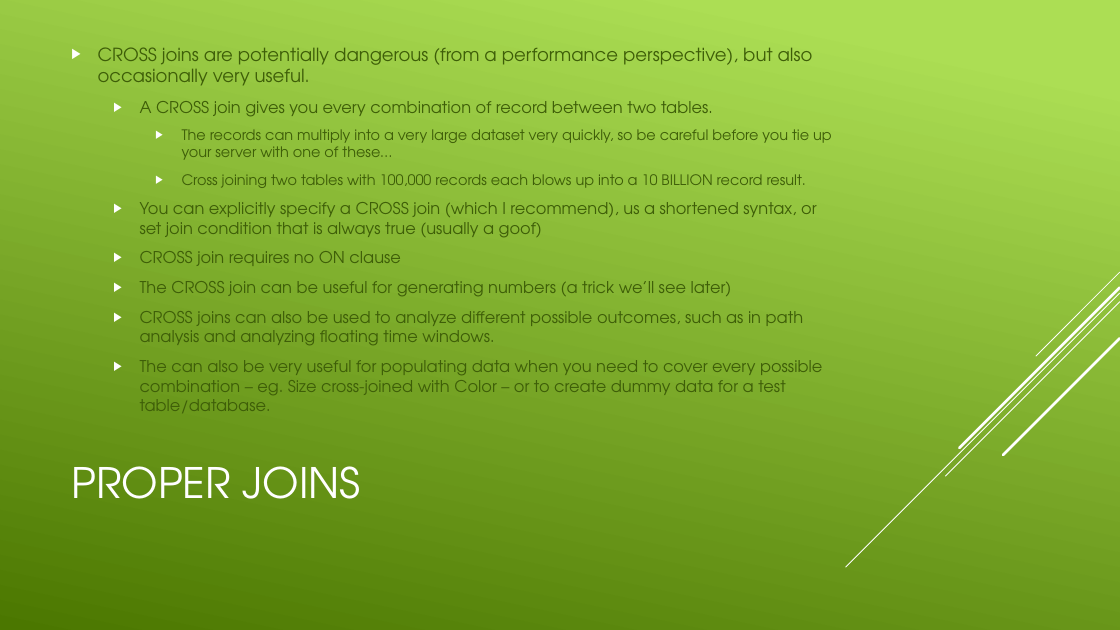
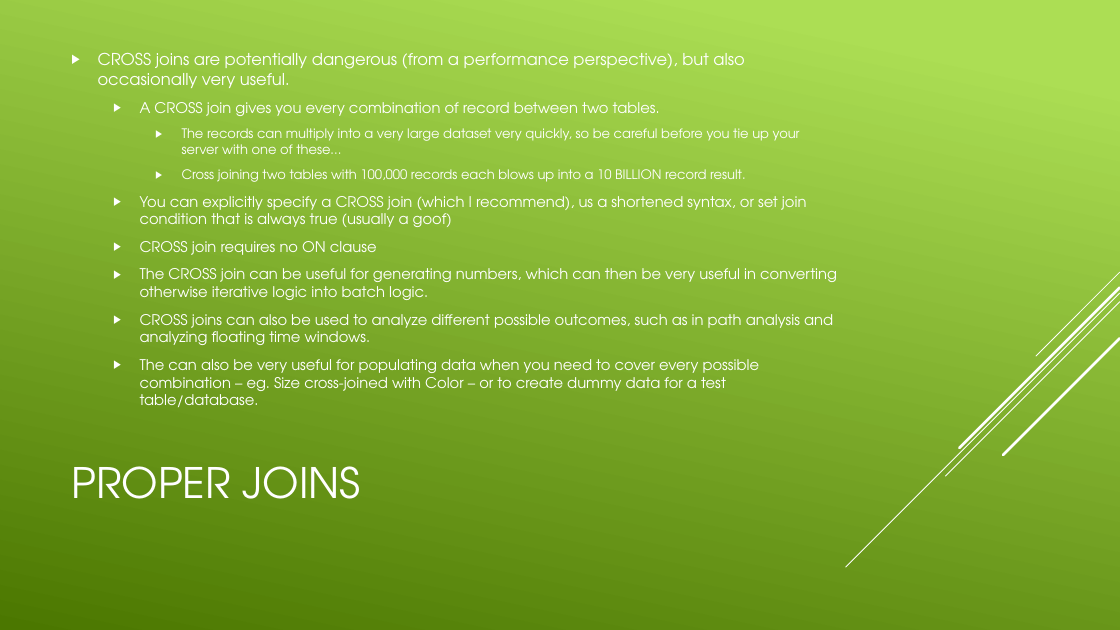
Before and after one commit to CodePro-JHenry/SQLOptimize, a slide deck: slide 25 of Presentations/Week 1.pptx. Drawn at 1120x630 pixels with LibreOffice and Linux fonts; fonts in the diff are those of the drawing. Boxes give left, top, right and bottom in pixels: in the first picture for what was removed or moved away, otherwise in the second. Text is boxed around its words. In the diff, an @@ line names an element or a change of style, - is before the commit and + after.

```diff
--- a/Presentations/Week 1.pptx
+++ b/Presentations/Week 1.pptx
@@ text at (x1=98, y1=52, x2=833, y2=407): size 15.5 to 14 pt in "CROSS joins are potentially dangerous (from a ..."; text colour #3E5E08 to #FFFFFF in "CROSS joins are potentially dangerous (from a ...", "A CROSS join gives you every combination ...", "The records can multiply into a very ...", "Cross joining two tables with 100,000 records ..." and 4 more places; size 13.9 to 12.6 pt in "A CROSS join gives you every combination ...", "You can explicitly specify a CROSS join ...", "CROSS join requires no ON clause", "CROSS joins can also be used to ..." and 1 more places; size 12.4 to 11.2 pt in "The records can multiply into a very ...", "Cross joining two tables with 100,000 records ..." @@
@@ text at (x1=140, y1=268, x2=837, y2=300): text changed; size 13.9 to 12.6 pt; text colour #3E5E08 to #FFFFFF @@
-  ▶ The CROSS join can be useful for generating numbers (a trick we’ll see later)
+  ▶ The CROSS join can be useful for generating numbers, which can then be very useful in converting otherwise iterative logic into batch logic.
```
Also in this commit, not shown: 23 other slides changed, 24 other files.
